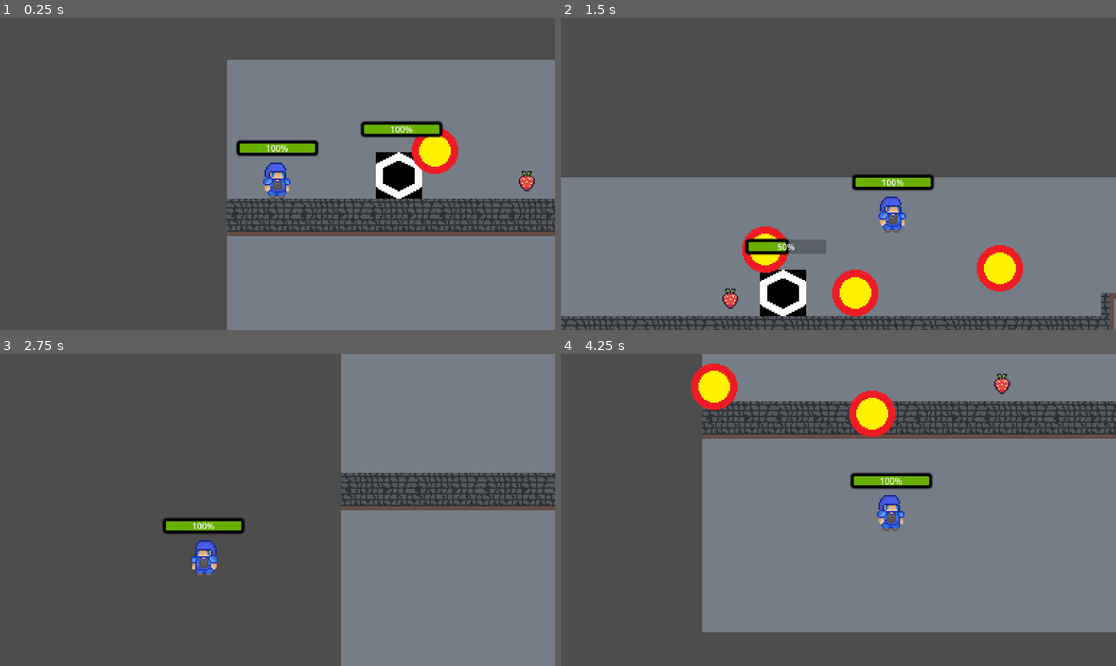
Above: before the commit, frames 1-4 (two rows, left to right).
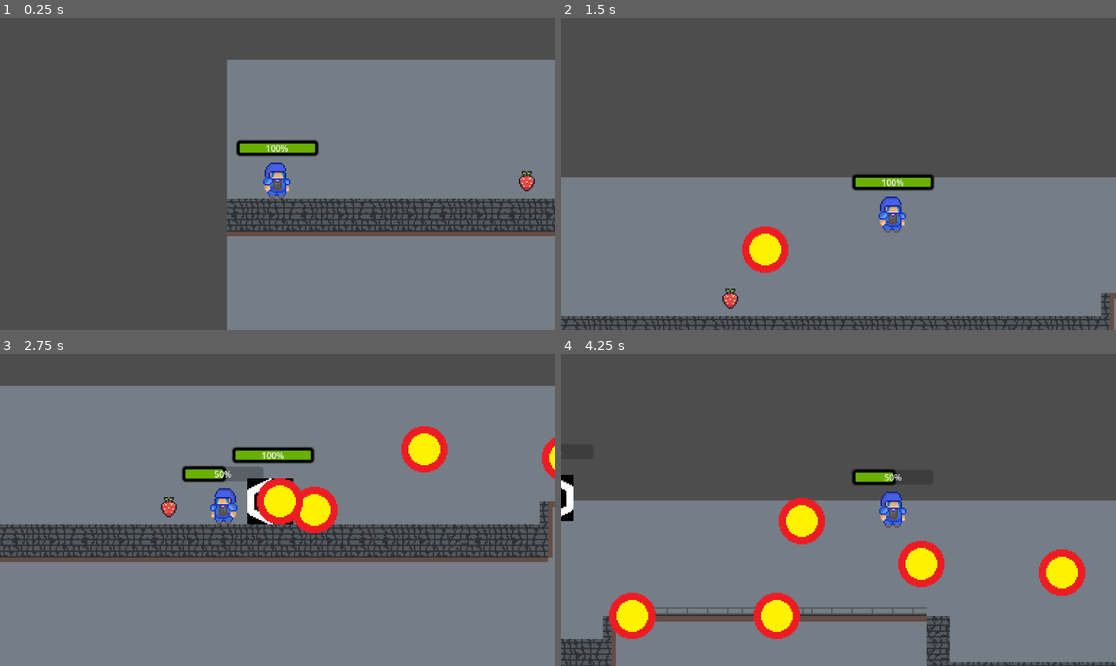
Above: after the commit, the same moments.

Repository: MrSenek/zaliczenie
Game: Godot game, scene res://Sceny/mapa.tscn
The game is run twice, just before and just after one commit, with the same random seed, the same clock (stepped at 60 frames per second) and the same inputs.
Inputs:
- Up to frame 1 (0.25 s): no input
- Up to frame 2 (1.5 s): tap Enter (ui_accept) at 0.5, 0.77 s; hold Right (ui_right) from 0.53 s (still down); tap E (strzal) at 0.6, 1.35 s
- Up to frame 3 (2.75 s): tap Enter (ui_accept) at 1.52 s; release Right (ui_right) at 2.03 s; hold Left (ui_left) from 2.03 s (still down); tap E (strzal) at 2.1 s
- Up to frame 4 (4.25 s): release Left (ui_left) at 2.78 s; hold Right (ui_right) from 2.78 s (still down); tap E (strzal) at 2.85, 3.6 s; tap Enter (ui_accept) at 3.02, 3.77 s

The runs differ from the first frame. In frame 1, 2.8% of the frame differs, in the area x 64-83%, y 32-58%; in frame 2, 3.9%; in frame 3, 65%, in the area x 0-100%, y 0-100%; in frame 4, 56%.

Commit message:
spawnpointy

Diff:
--- a/Sceny/mapa.tscn
+++ b/Sceny/mapa.tscn
@@ -3,7 +3,7 @@
 [ext_resource type="Texture2D" uid="uid://8ei8c1eg4r6e" path="res://Assety/1polowa.png" id="1_5bcxe"]
 [ext_resource type="PackedScene" uid="uid://h4umvvf3hq5x" path="res://Sceny/postac.tscn" id="2_5bcxe"]
 [ext_resource type="PackedScene" uid="uid://bbud38hhcnb8l" path="res://Sceny/truskawka.tscn" id="3_btved"]
-[ext_resource type="PackedScene" uid="uid://dg6jvdwsudyew" path="res://Sceny/Przeciwnik.tscn" id="4_j0xyw"]
+[ext_resource type="PackedScene" uid="uid://cvojmf8b58cdf" path="res://Sceny/spawnpoint.tscn" id="5_c1bho"]
 
 [sub_resource type="PhysicsMaterial" id="PhysicsMaterial_btved"]
 
@@ -119,5 +119,6 @@
 [node name="truskawka" parent="." unique_id=1291276912 instance=ExtResource("3_btved")]
 position = Vector2(207, 470)
 
-[node name="CharacterBody2D" parent="." unique_id=1130073783 instance=ExtResource("4_j0xyw")]
-position = Vector2(94, 449)
+[node name="Spawnpoint" parent="." unique_id=1401195623 node_paths=PackedStringArray("player") instance=ExtResource("5_c1bho")]
+position = Vector2(171, 430)
+player = NodePath("../Postac")
--- a/Sceny/spawnpoint.tscn
+++ b/Sceny/spawnpoint.tscn
@@ -7,3 +7,6 @@
 
 [node name="Marker2D" type="Marker2D" parent="." unique_id=271341651]
 gizmo_extents = 20.0
+
+[node name="Timer" type="Timer" parent="." unique_id=1236946849]
+one_shot = true
--- a/Skrypty/spawnpoint.gd
+++ b/Skrypty/spawnpoint.gd
@@ -1,11 +1,19 @@
 extends Node2D
+@onready var enemy_scene : PackedScene = preload("res://Sceny/Przeciwnik.tscn")
+@export var player: Node2D
+@onready var timer: Timer = $Timer
+
+func spawn_enemy():
+	var player_location = player.global_position
+	var distance_to_player = player_location.x - global_position.x
+	if distance_to_player > 200 and timer.is_stopped():
+		var create_enemy = enemy_scene.instantiate()
+		add_child(create_enemy)
+		timer.start(5)
 
 
-# Called when the node enters the scene tree for the first time.
-func _ready() -> void:
-	pass # Replace with function body.
 
 
 # Called every frame. 'delta' is the elapsed time since the previous frame.
 func _process(delta: float) -> void:
-	pass
+	spawn_enemy()
